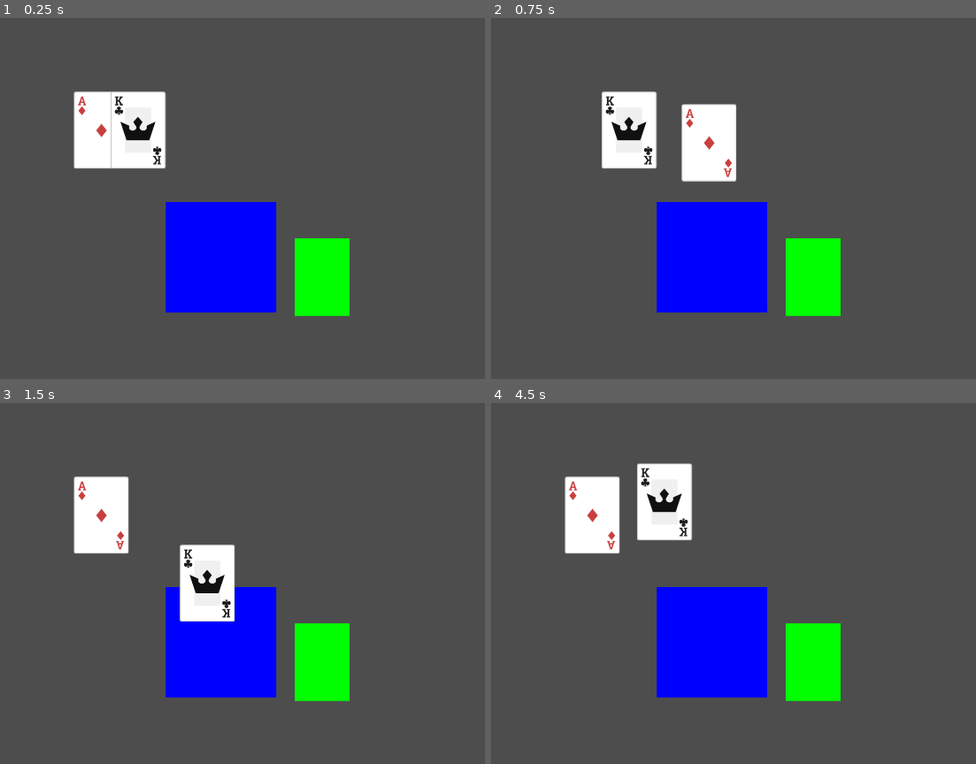
Above: before the commit, frames 1-4 (two rows, left to right).
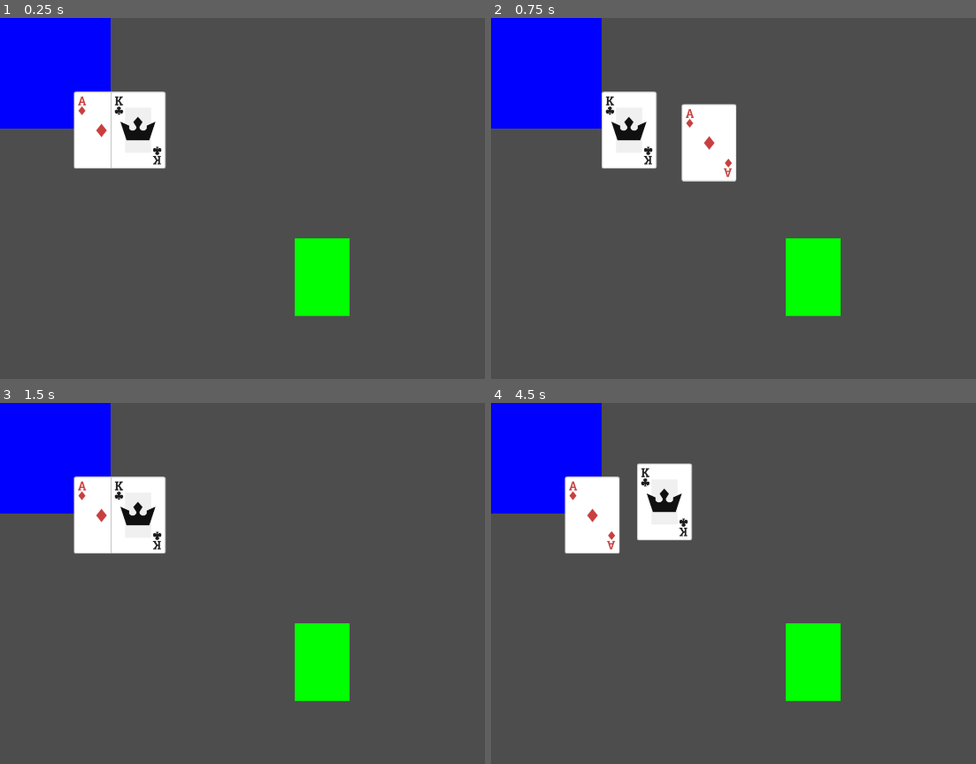
Above: after the commit, the same moments.

Repository: emabrey/card-framework
Game: Godot game, scene res://card_framework/card_manager.tscn
Two runs of this game, one before a commit and one after it. Both use one fixed random seed, a clock stepped at 60 frames per second and the inputs below. The project has no main scene, so this scene is started directly.
Inputs (mouse positions are in pixels of both pictures, inside the frame that each line leads up to):
- Up to frame 1 (0.25 s): no input
- Up to frame 2 (0.75 s): tap Enter at 0.5 s; drag from (563, 90) to (912, 129) at 0.52 s
- Up to frame 3 (1.5 s): drag from (111, 475) to (320, 680) at 1.27 s
- Up to frame 4 (4.5 s): move the mouse to (912, 514) at 2.02 s; click (912, 514) at 2.17 s; tap Space at 2.75, 4.25 s; drag from (811, 680) to (631, 543) at 2.77 s; tap Enter at 3.5 s; move the mouse to (outside the picture) at 3.52 s; click (outside the picture) at 3.67 s; drag from (631, 543) to (738, 504) at 4.27 s

The runs differ from the first frame. In frame 1, 13% of the frame differs, in the area x 0-57%, y 0-82%; in frame 2, 14%; in frame 3, 16%; in frame 4, 13%.

Commit message:
feat: prevent mouse control of all cards while a card is moving

Diff:
--- a/card_framework/card.gd
+++ b/card_framework/card.gd
@@ -34,6 +34,9 @@
 	connect("mouse_exited", _on_mouse_exited)
 	connect("gui_input", _on_gui_input)
 
+	CardFrameworkSignalBus.drag_dropped.connect(_on_drag_dropped)
+	CardFrameworkSignalBus.card_move_done.connect(_on_card_move_done)
+
 	front_face_texture.size = card_size
 	back_face_texture.size = card_size
 	if front_image:
@@ -54,8 +57,8 @@
 		position = position.move_toward(destination, return_speed * delta)
 		if position == destination:
 			is_moving_to_destination = false
-			mouse_filter = Control.MOUSE_FILTER_STOP
 			z_index = stored_z_index
+			CardFrameworkSignalBus.card_move_done.emit(self)
 
 
 func return_card():
@@ -91,10 +94,17 @@
 		else:
 			if is_holding:
 				CardFrameworkSignalBus.drag_dropped.emit(self)
-				mouse_filter = Control.MOUSE_FILTER_IGNORE
 			is_clicked = false
 			is_holding = false
 
 
 func _can_interact_with() -> bool:
 	return true
+
+
+func _on_drag_dropped(_card: Card):
+	mouse_filter = Control.MOUSE_FILTER_IGNORE
+
+
+func _on_card_move_done(_card: Card):
+	mouse_filter = Control.MOUSE_FILTER_STOP
--- a/card_framework/card_framework_signal_bus.gd
+++ b/card_framework/card_framework_signal_bus.gd
@@ -5,3 +5,4 @@
 
 signal drag_dropped(card: Card)
 signal card_dropped(card: Card, drop_zone: DropZone)
+signal card_move_done(card: Card)
--- a/card_framework/card_manager.tscn
+++ b/card_framework/card_manager.tscn
@@ -34,7 +34,6 @@
 z_index = -1000
 layout_mode = 1
 sensor_size = Vector2(300, 300)
-sensor_position = Vector2(450, 500)
 sensor_color = Color(0, 0, 1, 1)
 placement_size = Vector2(150, 210)
 placement_position = Vector2(800, 600)
